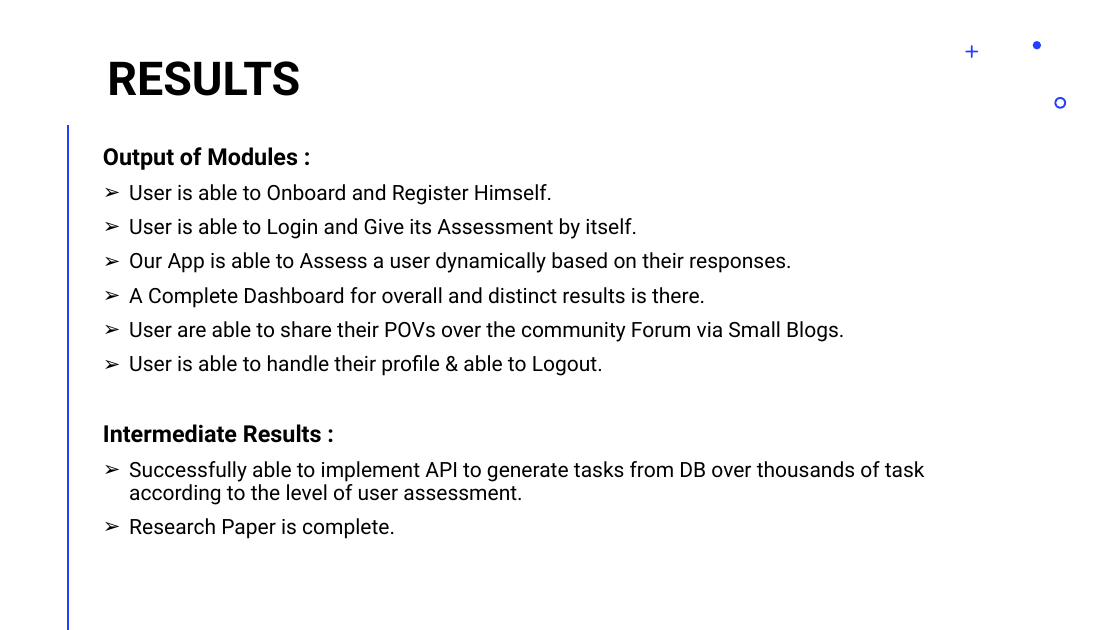
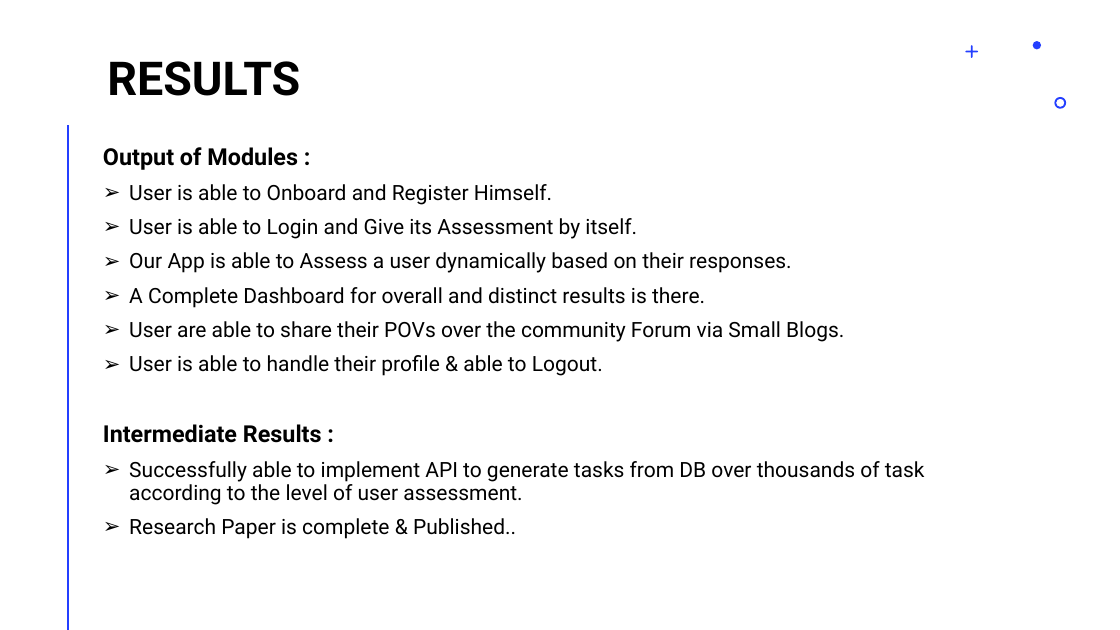
Before and after one commit to MANOBAL-CODEBASE/MANOBAL, a slide deck: slide 10 of presentation/MANOBAL PPT.pptx. Drawn at 1120x630 pixels with LibreOffice and Linux fonts; fonts in the diff are those of the drawing. Boxes give left, top, right and bottom in pixels: in the first picture for what was removed or moved away, otherwise in the second. Text is boxed around its words. In the diff, an @@ line names an element or a change of style, - is before the commit and + after.

Commit message:
ppt

```diff
--- a/presentation/MANOBAL PPT.pptx
+++ b/presentation/MANOBAL PPT.pptx
@@ text at (129, 518, 516, 539): text changed @@
-➢ Research Paper is complete.
+➢ Research Paper is complete & Published..
```
